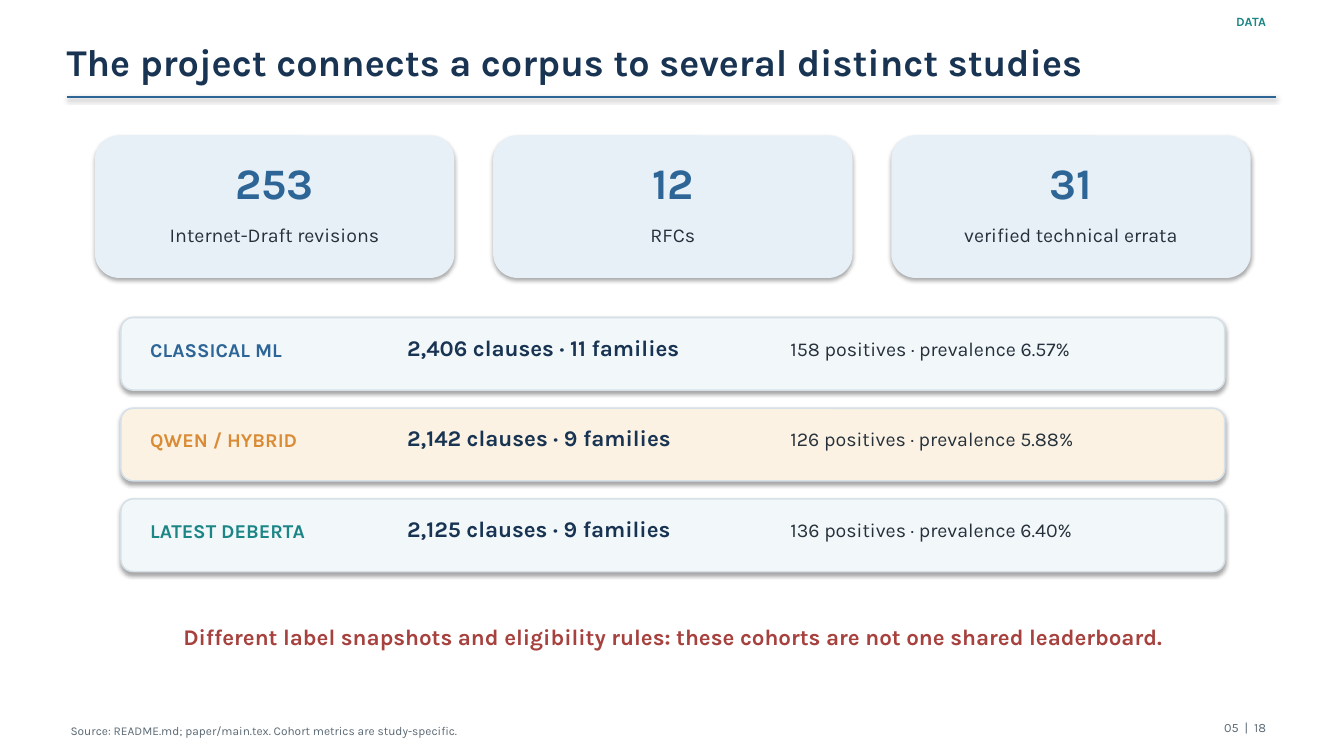
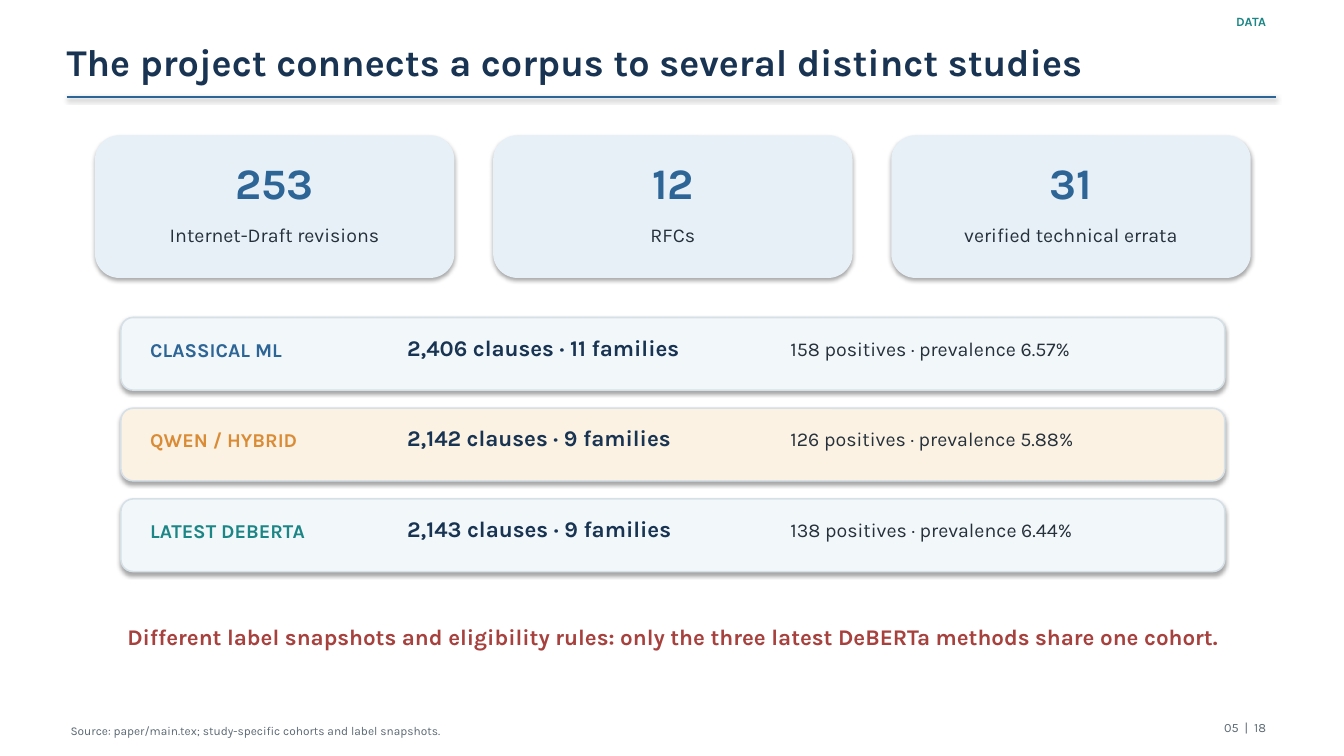
Before and after one commit to osama-elkhuriby/ietf-ambiguity-detection, a slide deck: slide 5 of paper/presentation/ietf_ambiguity_detection_presentation.pptx. Drawn at 1344x756 pixels with LibreOffice and Linux fonts; fonts in the diff are those of the drawing. Boxes give left, top, right and bottom in pixels: in the first picture for what was removed or moved away, otherwise in the second. Text is boxed around its words. In the diff, an @@ line names an element or a change of style, - is before the commit and + after.

```diff
--- a/paper/presentation/ietf_ambiguity_detection_presentation.pptx
+++ b/paper/presentation/ietf_ambiguity_detection_presentation.pptx
@@ text at box(407, 521, 672, 540): text changed @@
-2,125 clauses · 9 families
+2,143 clauses · 9 families
@@ text at box(790, 523, 1072, 542): text changed @@
-136 positives · prevalence 6.40%
+138 positives · prevalence 6.44%
@@ text at box(127, 629, 1217, 651): text changed @@
-Different label snapshots and eligibility rules: these cohorts are not one shared leaderboard.
+Different label snapshots and eligibility rules: only the three latest DeBERTa methods share one cohort.
@@ text at box(71, 726, 440, 738): text changed @@
-Source: README.md; paper/main.tex. Cohort metrics are study-specific.
+Source: paper/main.tex; study-specific cohorts and label snapshots.
```
Also in this commit, not shown: 2 other slides changed, 1 slide added, 1 slide removed, 13 other files.
